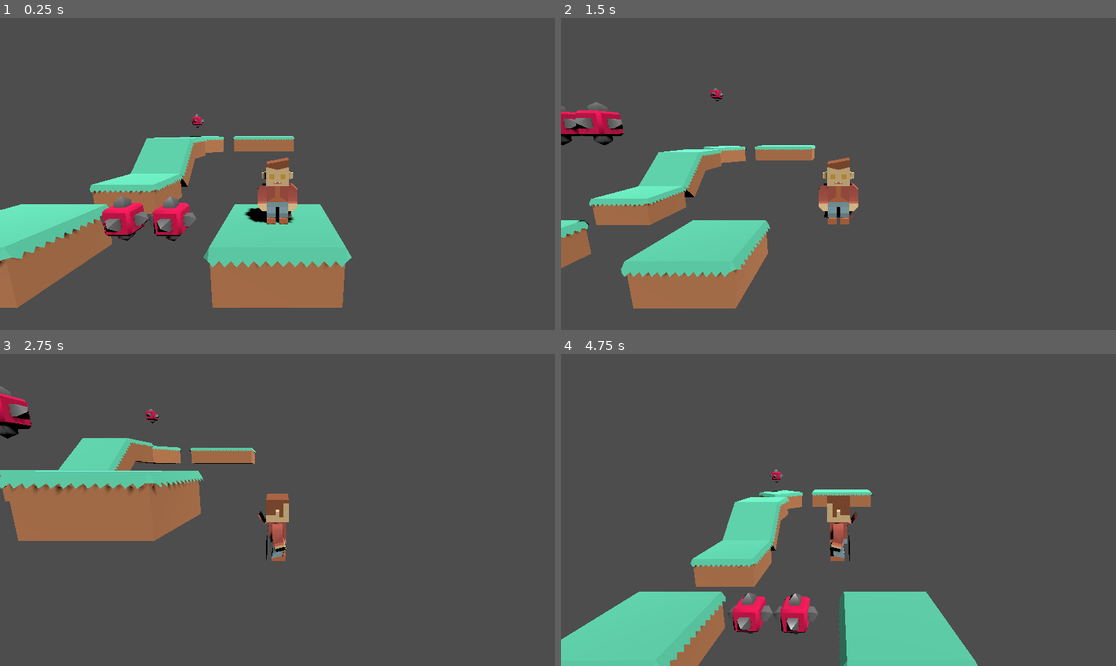
Above: before the commit, frames 1-4 (two rows, left to right).
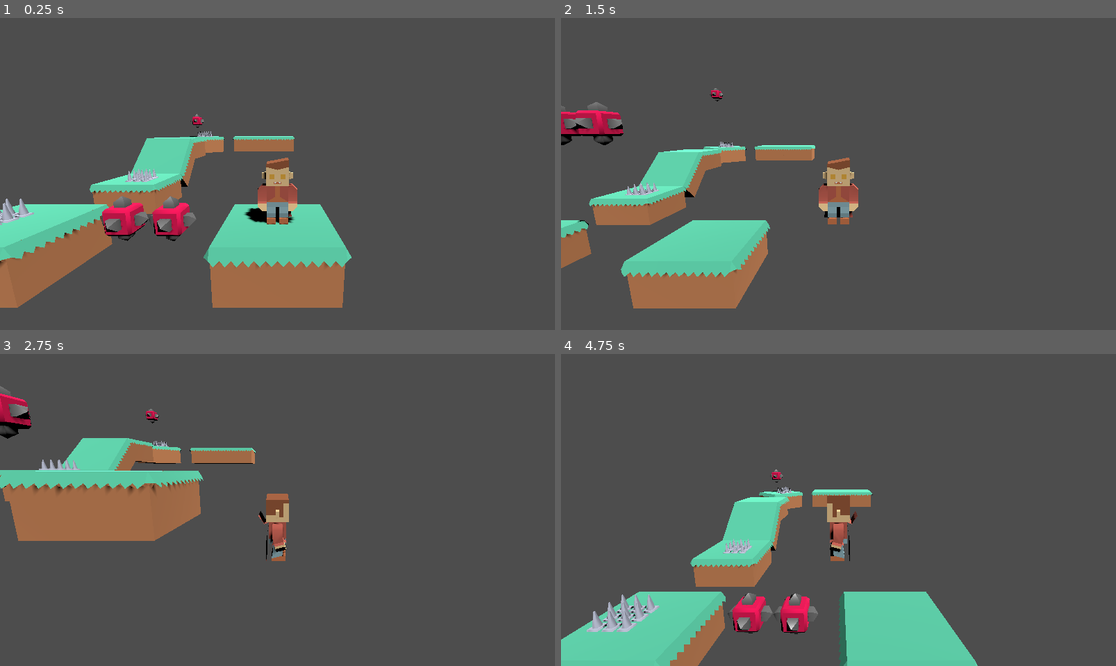
Above: after the commit, the same moments.

Repository: casaer01/gameplatform3d
Game: Godot game, scene res://Level01.tscn
Same seed, same stepped clock (60 frames per second), same inputs: the game is played once before the commit and once after it.
Inputs:
- Up to frame 1 (0.25 s): no input
- Up to frame 2 (1.5 s): hold D (move_right) 0.53-1.28 s; tap Space (move_jump) at 0.77 s; hold S (move_backward) from 1.28 s (still down)
- Up to frame 3 (2.75 s): tap Space (move_jump) at 1.52 s; release S (move_backward) at 2.03 s; hold D (move_right) from 2.03 s (still down)
- Up to frame 4 (4.75 s): release D (move_right) at 2.78 s; hold W (move_forward) 2.78-3.53 s; tap Space (move_jump) at 3.02, 3.77, 4.52 s; hold A (move_left) from 3.53 s (still down)

The runs differ from the first frame. In frame 1, 0.4% of the frame differs, in the area x 0-39%, y 36-67%; in frame 2, 0.2%; in frame 3, 0.2%; in frame 4, 0.9%, in the area x 4-42%, y 42-90%.

Commit message:
set up spike enemy type

Diff:
--- a/Level01.tscn
+++ b/Level01.tscn
@@ -1,8 +1,9 @@
-[gd_scene load_steps=4 format=3 uid="uid://b4wjpi4l6ikr2"]
+[gd_scene load_steps=5 format=3 uid="uid://b4wjpi4l6ikr2"]
 
 [ext_resource type="PackedScene" uid="uid://ccbse8npi068y" path="res://Platforms/PlatformLarge.tscn" id="1_pcxhr"]
 [ext_resource type="PackedScene" uid="uid://xsklh8bfiltr" path="res://Player.tscn" id="2_ub14x"]
 [ext_resource type="PackedScene" uid="uid://c52sj3i2vthye" path="res://Models/Enemy.tscn" id="3_tv1o3"]
+[ext_resource type="PackedScene" uid="uid://dc1ewff47w3nn" path="res://spikes.tscn" id="4_r0j8p"]
 
 [node name="Main" type="Node3D"]
 
@@ -44,3 +45,12 @@
 [node name="Enemy3" parent="." instance=ExtResource("3_tv1o3")]
 transform = Transform3D(1, 0, 0, 0, 1, 0, 0, 0, 1, -5.26637, 1.4081, -11.0245)
 move_dir = Vector3(0, 4, 0)
+
+[node name="Spikes" parent="." instance=ExtResource("4_r0j8p")]
+transform = Transform3D(1, 0, 0, 0, 1, 0, 0, 0, 1, -5.38915, 0, 0)
+
+[node name="Spikes2" parent="." instance=ExtResource("4_r0j8p")]
+transform = Transform3D(1, 0, 0, 0, 1, 0, 0, 0, 1, -4.83851, 0, -3.83607)
+
+[node name="Spikes3" parent="." instance=ExtResource("4_r0j8p")]
+transform = Transform3D(0.707107, 0, 0.707107, 0, 1, 0, -0.707107, 0, 0.707107, -4.68379, 1.4081, -10.5857)
--- /dev/null
+++ b/spikes.gd
@@ -0,0 +1,8 @@
+extends Area3D
+
+
+
+
+func _on_body_entered(body: Node3D) -> void:
+	if body.is_in_group("Player"):
+		body.game_over()
--- /dev/null
+++ b/spikes.tscn
@@ -0,0 +1,21 @@
+[gd_scene load_steps=4 format=3 uid="uid://dc1ewff47w3nn"]
+
+[ext_resource type="Script" path="res://spikes.gd" id="1_2j2wq"]
+[ext_resource type="ArrayMesh" uid="uid://ckhit4w6oius4" path="res://Models/spikesLarge.obj" id="2_ct5b2"]
+
+[sub_resource type="BoxShape3D" id="BoxShape3D_0i4of"]
+size = Vector3(0.75, 0.355, 0.75)
+
+[node name="Spikes" type="Area3D"]
+script = ExtResource("1_2j2wq")
+
+[node name="Model" type="MeshInstance3D" parent="."]
+transform = Transform3D(1.3, 0, 0, 0, 1.3, 0, 0, 0, 1.3, 0, 0, 0)
+mesh = ExtResource("2_ct5b2")
+skeleton = NodePath("../..")
+
+[node name="CollisionShape3D" type="CollisionShape3D" parent="."]
+transform = Transform3D(1, 0, 0, 0, 1, 0, 0, 0, 1, 0, 0.174805, 0)
+shape = SubResource("BoxShape3D_0i4of")
+
+[connection signal="body_entered" from="." to="." method="_on_body_entered"]
